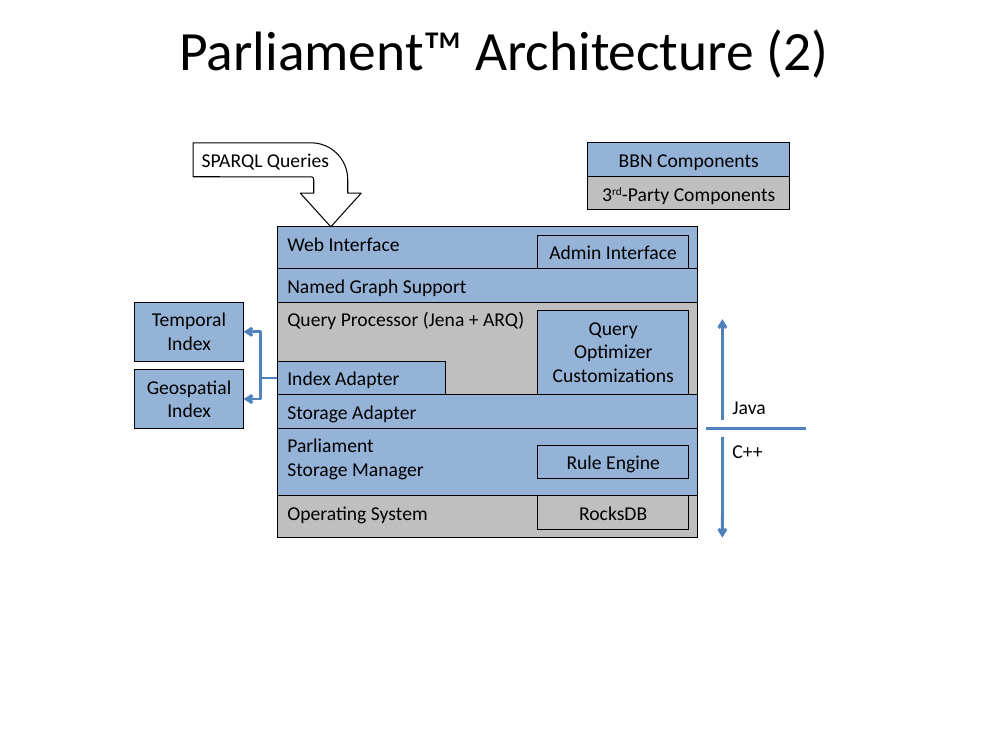
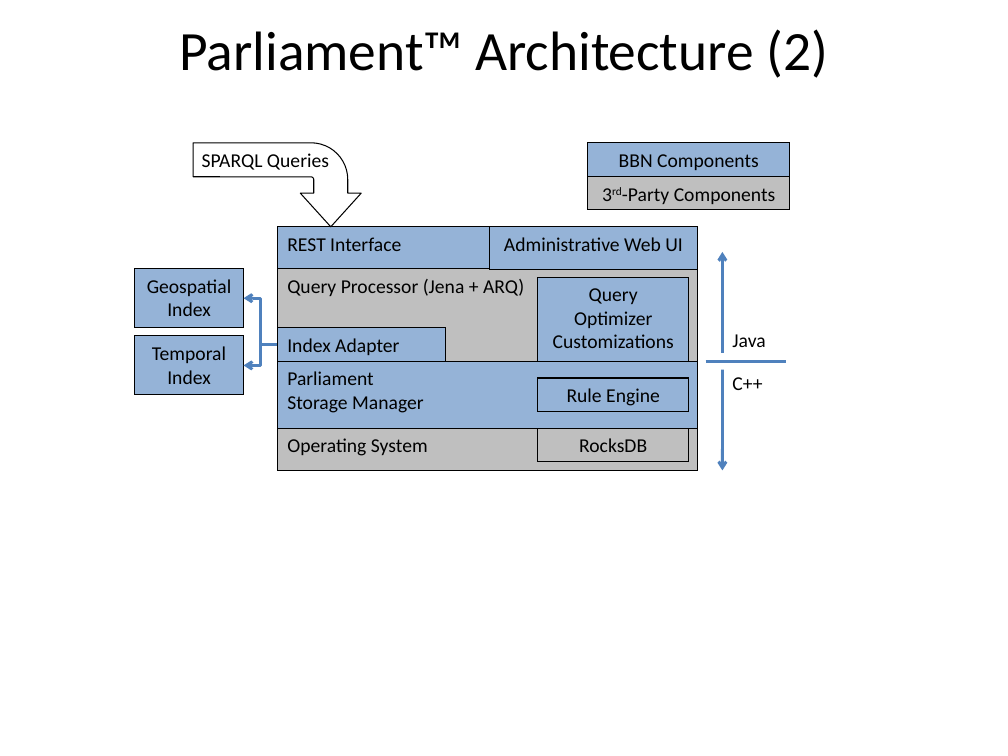
Before and after one commit to raytheonbbn/parliament, a slide deck: slide 2 of doc/UserGuide/includes/illustrations.pptx. Drawn at 1008x756 pixels with LibreOffice and Linux fonts; fonts in the diff are those of the drawing. Boxes give left, top, right and bottom in pixels: in the first picture for what was removed or moved away, otherwise in the second. Text is boxed around its words. In the diff, an @@ line names an element or a change of style, - is before the commit and + after.

```diff
--- a/doc/UserGuide/includes/illustrations.pptx
+++ b/doc/UserGuide/includes/illustrations.pptx
@@ text in rectangle at box(287, 237, 401, 251): text changed @@
-Web Interface
+REST Interface
@@ rectangle "Administrative Web UI": place and size @@
-rectangle "Administrative Web UI" at box(537, 235, 688, 268)
+rectangle "Administrative Web UI" at box(490, 227, 698, 269)
@@ text in rectangle at box(504, 237, 683, 251): text changed @@
-Admin Interface
+Administrative Web UI
@@ rectangle removed at box(277, 269, 698, 302) @@
-Named Graph Support
@@ 3 rectangles, 1 arrow: place and size @@
-3 rectangles, 1 arrow at box(277, 320, 723, 538)
+3 rectangles, 1 arrow at box(277, 252, 723, 471)
@@ text in rectangle at box(147, 279, 232, 316): text changed @@
-Temporal Index
+Geospatial Index
@@ text "Java": place and size @@
-text "Java" at box(732, 401, 765, 414)
+text "Java" at box(732, 334, 765, 347)
@@ 5 rectangles, 2 elbow arrows: place and size @@
-5 rectangles, 2 elbow arrows at box(134, 302, 698, 428)
+5 rectangles, 2 elbow arrows at box(134, 269, 698, 394)
@@ text in rectangle at box(152, 346, 226, 384): text changed @@
-Geospatial Index
+Temporal Index
@@ rectangle "Parliament": place and size @@
-rectangle "Parliament" at box(277, 428, 698, 496)
+rectangle "Parliament" at box(277, 361, 698, 428)
@@ line moved from (706, 428) - (806, 428) to (706, 361) - (786, 361) @@
@@ arrow moved from (723, 436) - (723, 537) to (723, 370) - (723, 471) @@
@@ text "C++": place and size @@
-text "C++" at box(732, 445, 762, 458)
+text "C++" at box(732, 377, 762, 390)
@@ rectangle removed at box(277, 395, 698, 428) @@
-Storage Adapter
```
Also in this commit, not shown: 3 other files.
